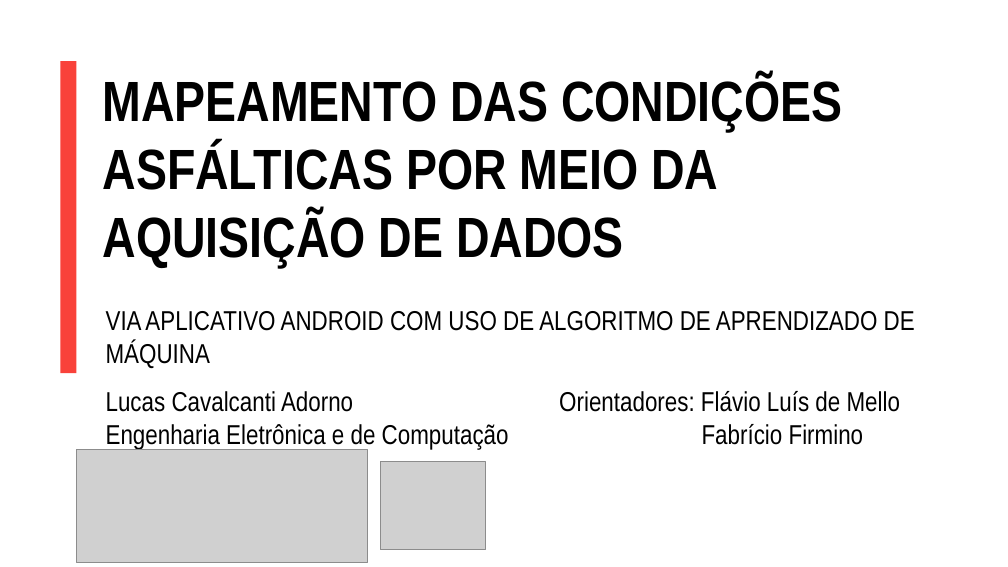
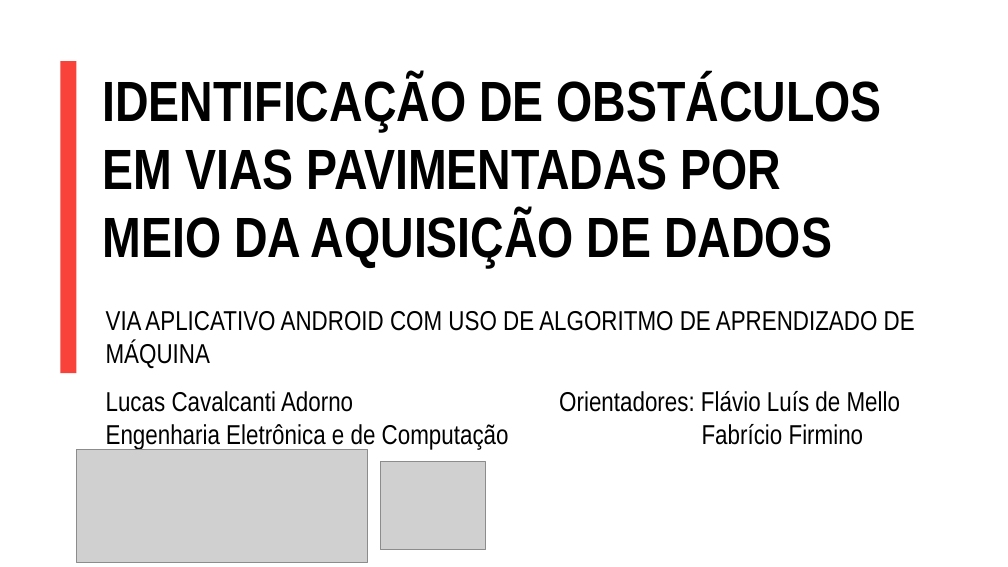
Before and after one commit to adornodev/TCC-Lunar, a slide deck: slide 31 of FinalCourseAssignment/Lunar.pptx (slide 34 before the commit). Drawn at 1008x567 pixels with LibreOffice and Linux fonts; fonts in the diff are those of the drawing; grey boxes stand for pictures. Boxes give left, top, right and bottom in pixels: in the first picture for what was removed or moved away, otherwise in the second. Text is boxed around its words. In the diff, an @@ line names an element or a change of style, - is before the commit and + after.

```diff
--- a/FinalCourseAssignment/Lunar.pptx
+++ b/FinalCourseAssignment/Lunar.pptx
@@ text at box(103, 75, 882, 268): text changed @@
-MAPEAMENTO DAS CONDIÇÕES ASFÁLTICAS POR MEIO DA AQUISIÇÃO DE DADOS
+IDENTIFICAÇÃO DE OBSTÁCULOS EM VIAS PAVIMENTADAS POR MEIO DA AQUISIÇÃO DE DADOS
```
Also in this commit, not shown: 14 other slides changed, 2 slides added, 5 slides removed, 16 other files.
